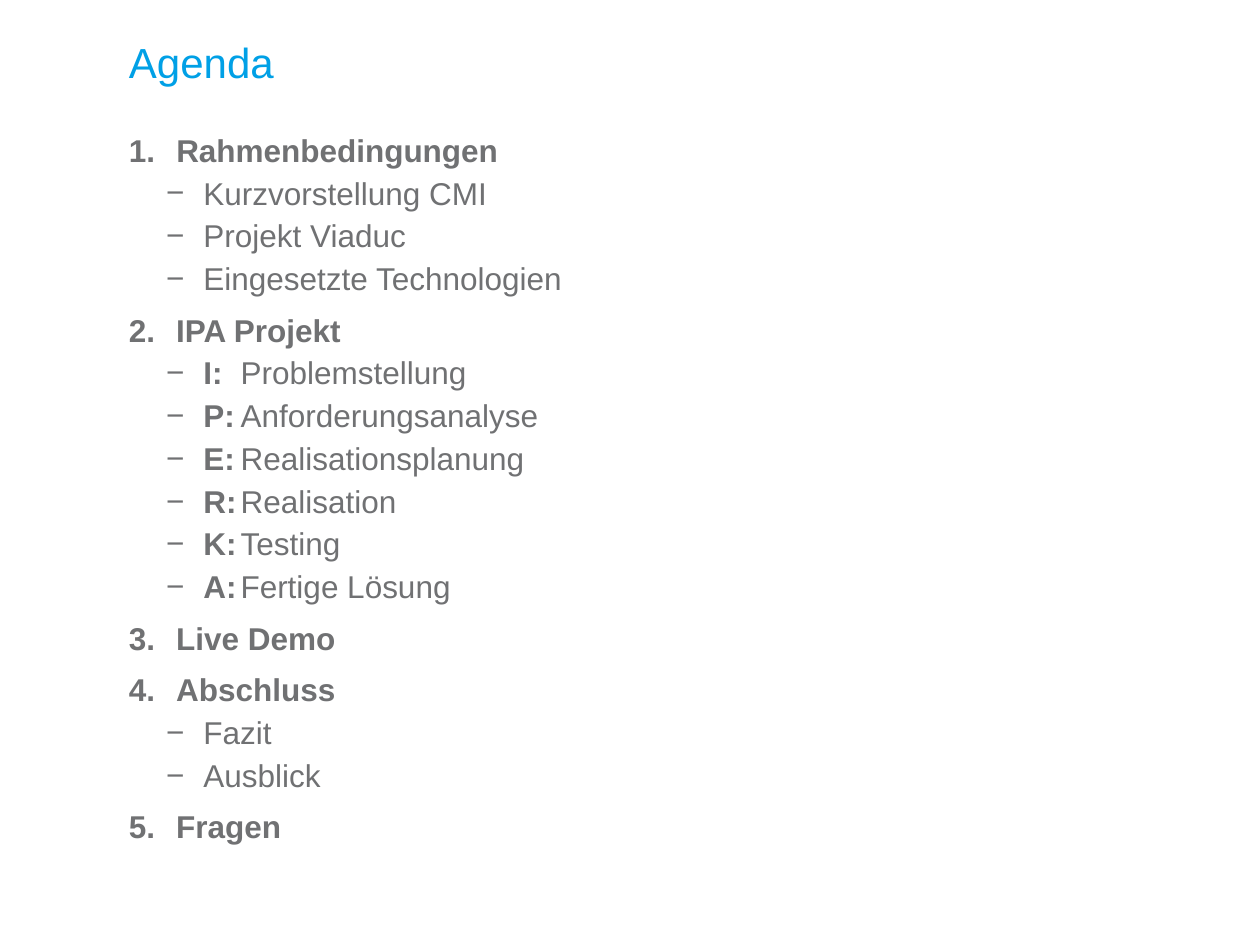
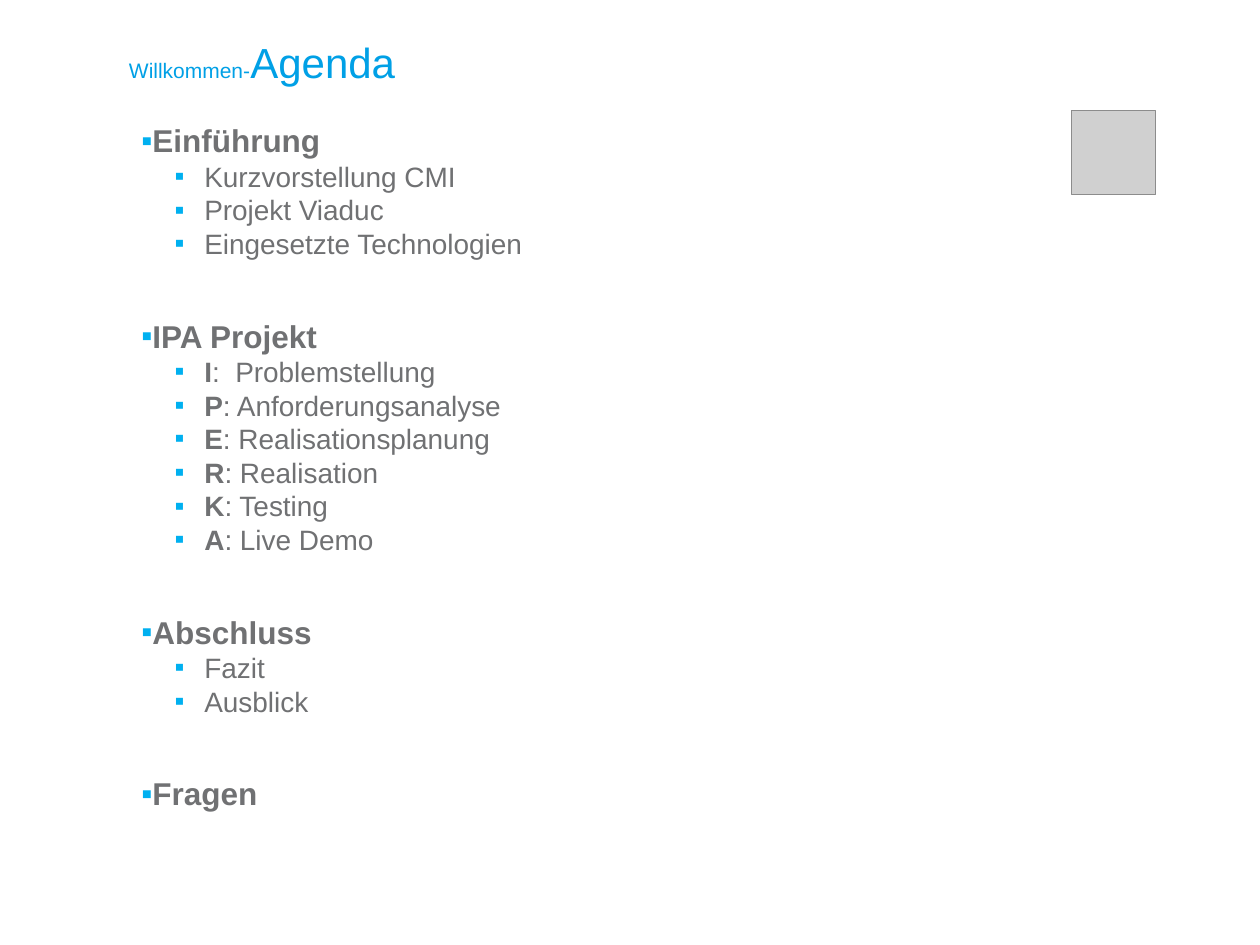
Before and after one commit to kre-cmi/IPA-KRE, a slide deck: slide 2 of doc/Zentralisierte Parameterverwaltung Präsentation.pptx. Drawn at 1260x945 pixels with LibreOffice and Linux fonts; fonts in the diff are those of the drawing; grey boxes stand for pictures; background and template pictures are left out. Boxes give left, top, right and bottom in pixels: in the first picture for what was removed or moved away, otherwise in the second. Text is boxed around its words. In the diff, an @@ line names an element or a change of style, - is before the commit and + after.

```diff
--- a/doc/Zentralisierte Parameterverwaltung Präsentation.pptx
+++ b/doc/Zentralisierte Parameterverwaltung Präsentation.pptx
@@ title at [129,47,395,86]: text changed; size 24 to 12 pt @@
-Agenda
+Willkommen-Agenda
@@ text "Einführung": place and size @@
-text "Einführung" at [176,139,562,788]
+text "Einführung" at [152,129,522,811]
@@ picture added at [1072,111,1157,195] @@
@@ text at [152,129,320,158]: text changed @@
-1. Rahmenbedingungen
+▪ Einführung
@@ text at [152,166,522,811]: size 18 to 16 pt in "Kurzvorstellung CMI", "Projekt Viaduc", "Eingesetzte Technologien", "I: Problemstellung" and 6 more places; bold off in "I:", "P:", "E:", "R:" and 1 more places; bullet − to ▪; line spacing 0.9 to 1; less space between paragraphs; bullet 1. to ▪; line spacing 0.9 to 2.5 @@
@@ text at [204,529,373,550]: text changed; size 18 to 16 pt @@
-  − A: Fertige Lösung
-3. Live Demo
+  ▪ A: Live Demo
```
Also in this commit, not shown: 14 other slides changed, 10 slides added, 3 slides removed.
